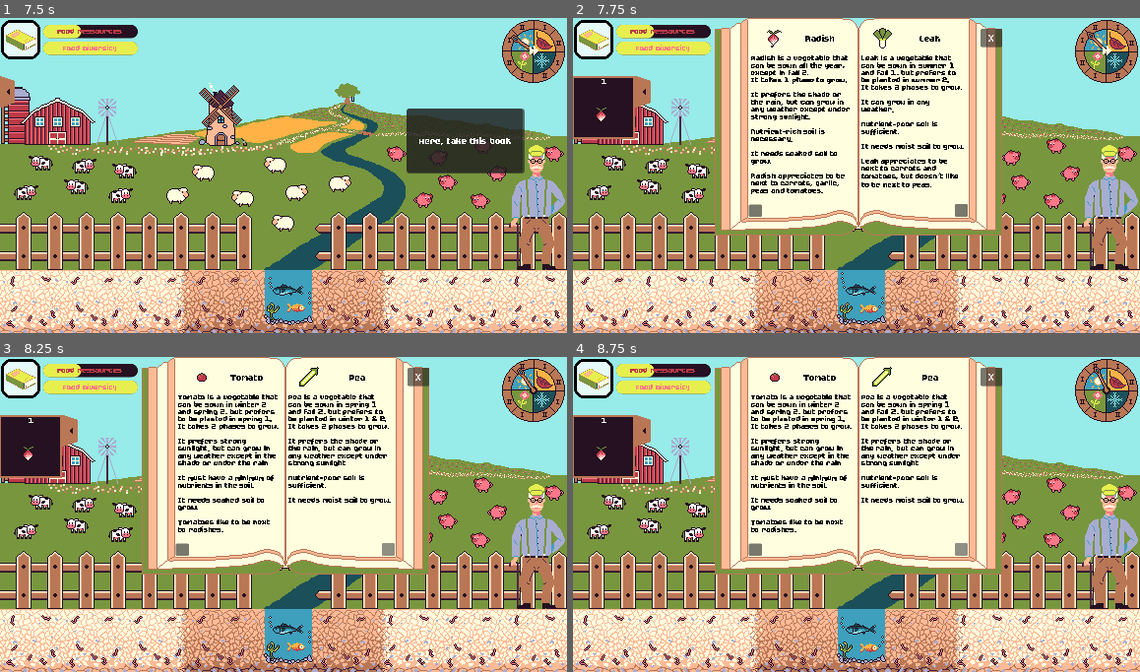
Above: before the commit, frames 1-4 (two rows, left to right).
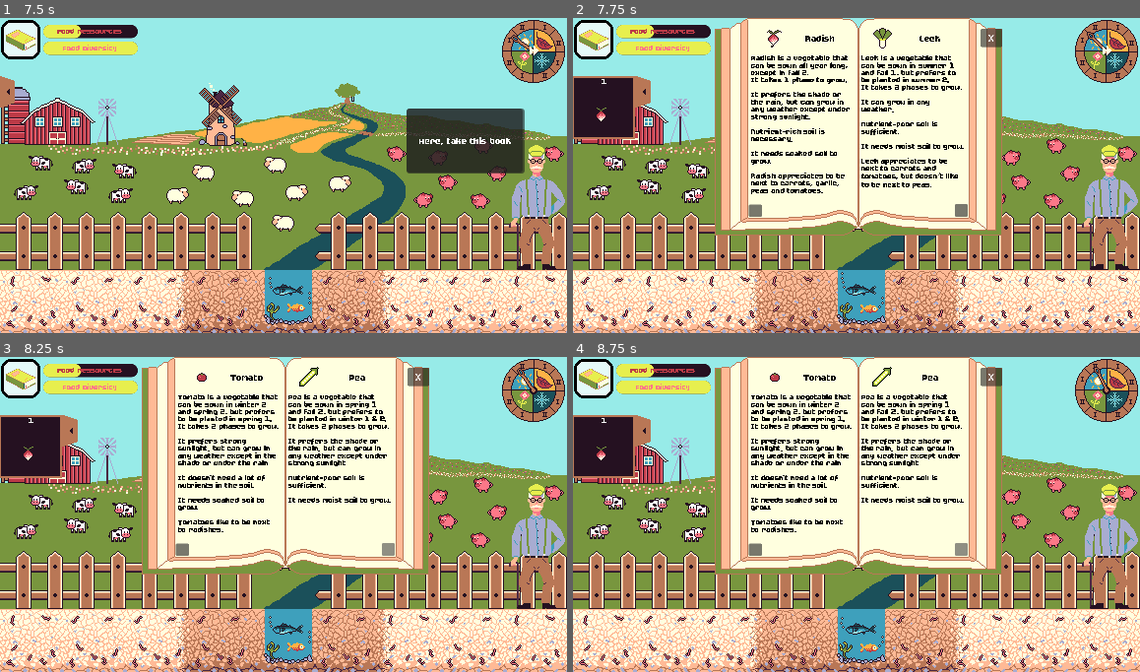
Above: after the commit, the same moments.

Repository: JustAlternate/Regenerative_Game_Jam
Game: Godot game, scene res://Scenes/menu.tscn
Same seed, same stepped clock (60 frames per second), same inputs: the game is played once before the commit and once after it.
Inputs (mouse positions are in pixels of both pictures, inside the frame that each line leads up to):
- Up to frame 1 (7.5 s): click "Play" at 0.5 s; click (17, 90) at 1.25 s; click (464, 140) at 2.02 s; click (532, 49) at 2.75 s; click (17, 90) at 3.5 s; click (464, 140) at 4.27 s; click (532, 49) at 5 s; click (17, 90) at 5.75 s; click (464, 140) at 6.52 s; click (532, 49) at 7.25 s
- Up to frame 2 (7.75 s): no input
- Up to frame 3 (8.25 s): click (385, 549) at 8 s
- Up to frame 4 (8.75 s): no input

Frame 1 is identical in both runs. In frame 2, less than 0.1% of the frame differs, in the area x 41-64%, y 5-47%; in frame 3, 0.1%, in the area x 33-49%, y 37-40%; in frame 4, 0.1%.

Commit message:
Encyclopédie relue

Diff:
--- a/Scripts/encyclopedia.gd
+++ b/Scripts/encyclopedia.gd
@@ -20,19 +20,19 @@
 @export var Pages_unlocked = 14
 @export var Pages = [
 	#Page 1 - 2
-		["Encyclopedia","The Encyclopedia is your best friend in this game, nearly everything you must know about your crops and how the game works is in this book, make sure to read it as you progress and as you discover new crops ! ","Encyclopedia"], #Page gauche
-		["Radish","Radish is a vegetable that can be sown all the year, except in fall 2.\nIt takes 1 phase to …(269 unchanged characters)…
+		["Encyclopedia","The Encyclopedia is your best friend in this game, nearly everything you must know about your crops and how the game works is in this book. Make sure to read it as you progress and as you discover new crops! ","Encyclopedia"], #Page gauche
+		["Radish","Radish is a vegetable that can be sown all year long, except in fall 2.\nIt takes 1 phase to …(269 unchanged characters)…
 
 	#Page 3 - 4
-		["Leak","Leak is a vegetable that can be sown in summer 1 and fall 1, but prefers to be planted in summer 2.\nIt takes 3 phases to grow.\n\nIt can grow in any weather.\n\nNutrient-poor soil is sufficient.\n\nIt needs moist soil to grow.\n\nLeak appreciates to be next to carrots and  …(69 unchanged characters)…
-		["Tomato","Tomato is a vegetable that can be sown in winte …(149 unchanged characters)… t in the shade or under the rain.\n\nIt must have a minimum of nutrients in the soil.\n\nIt needs s …(89 unchanged characters)…
+		["Leek","Leek is a vegetable that can be sown in summer 1 and fall 1, but prefers to be planted in summer 2.\nIt takes 3 phases to grow.\n\nIt can grow in any weather.\n\nNutrient-poor soil is sufficient.\n\nIt needs moist soil to grow.\n\nLeek appreciates to be next to carrots and  …(69 unchanged characters)…
+		["Tomato","Tomato is a vegetable that can be sown in winte …(149 unchanged characters)… t in the shade or under the rain.\n\nIt doesn't need a lot of nutrients in the soil.\n\nIt needs s …(89 unchanged characters)…
 
 	#Page 5 - 6
 		["Pea","Pea is a vegetable that can be sown in spring 1 and fall 2, but prefers to be planted in winter 1 & 2.\nIt ta …(207 unchanged characters)…
 		["Wheat","Wheat is a cereal that can be sown in fall 1, but prefers to be planted in winter 2.\nIt takes 4 phases to  …(198 unchanged characters)…
 
 	#Page 7 - 8
-		["Pumpkin","Pumpkin is a vegetable that can be sown in spr …(149 unchanged characters)… her except under strong sunlight.\n\nIt must have a minimum of nutrients in the soil.\n\nIt needs moist or soaked soil to grow.","pumpkin"], #Page gauche
+		["Pumpkin","Pumpkin is a vegetable that can be sown in spr …(149 unchanged characters)… her except under strong sunlight.\n\nIt doesn't need a lot of nutrients in the soil.\n\nIt needs moist or soaked soil to grow.","pumpkin"], #Page gauche
 		["Zucchini","Zucchini is a vegetable that can be sown in winter 2 and spring 2, but prefers spring 1.\nIt takes 2 pha …(267 unchanged characters)…
 
 	#Page 9 - 10
Not shown: 1 places in Scenes/encyclopedia.tscn that only renumber resources
